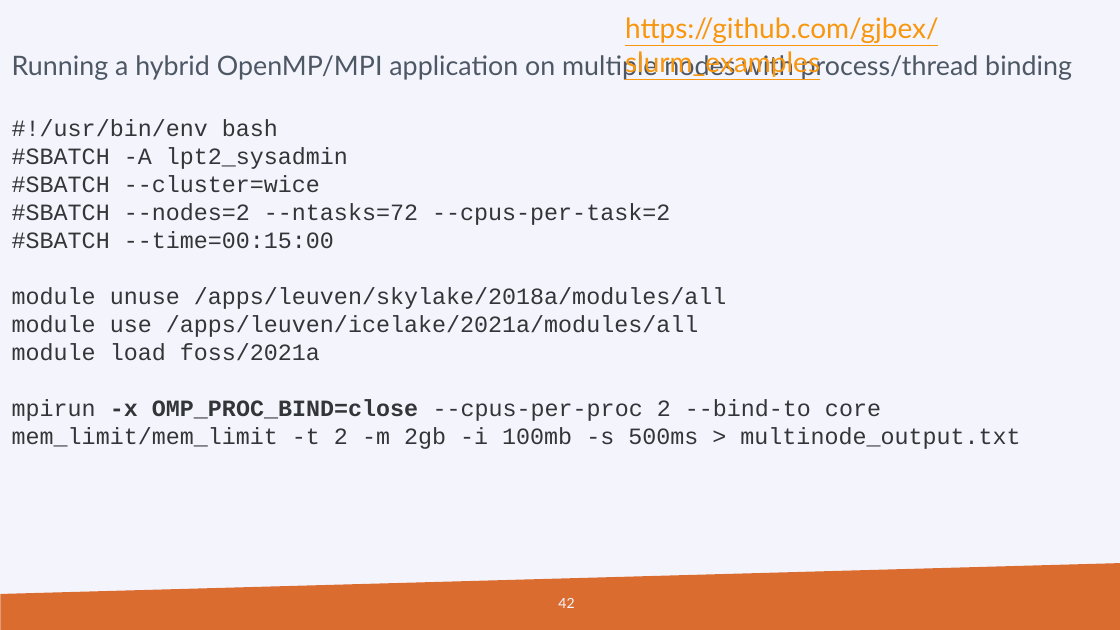
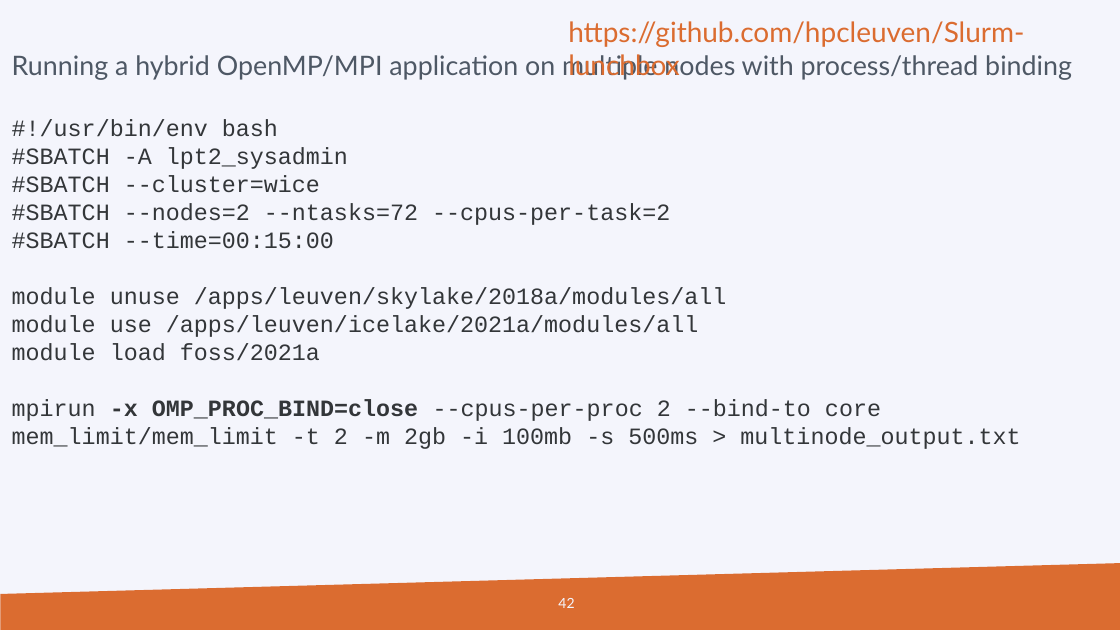
Before and after one commit to hpcleuven/Slurm-lunchbox, a slide deck: slide 42 of Slurm_Lunchbox.pptx. Drawn at 1120x630 pixels with LibreOffice and Linux fonts; fonts in the diff are those of the drawing; background and template pictures are left out. Boxes give left, top, right and bottom in pixels: in the first picture for what was removed or moved away, otherwise in the second. Text is boxed around its words. In the diff, an @@ line names an element or a change of style, - is before the commit and + after.

Commit message:
correcting example repo link

```diff
--- a/Slurm_Lunchbox.pptx
+++ b/Slurm_Lunchbox.pptx
@@ text at bbox=[568, 21, 1024, 80]: text changed; text colour #F8960D to #DB6C30 @@
-https://github.com/gjbex/slurm_examples
+https://github.com/hpcleuven/Slurm-lunchbox
```
Also in this commit, not shown: 3 other slides changed.
